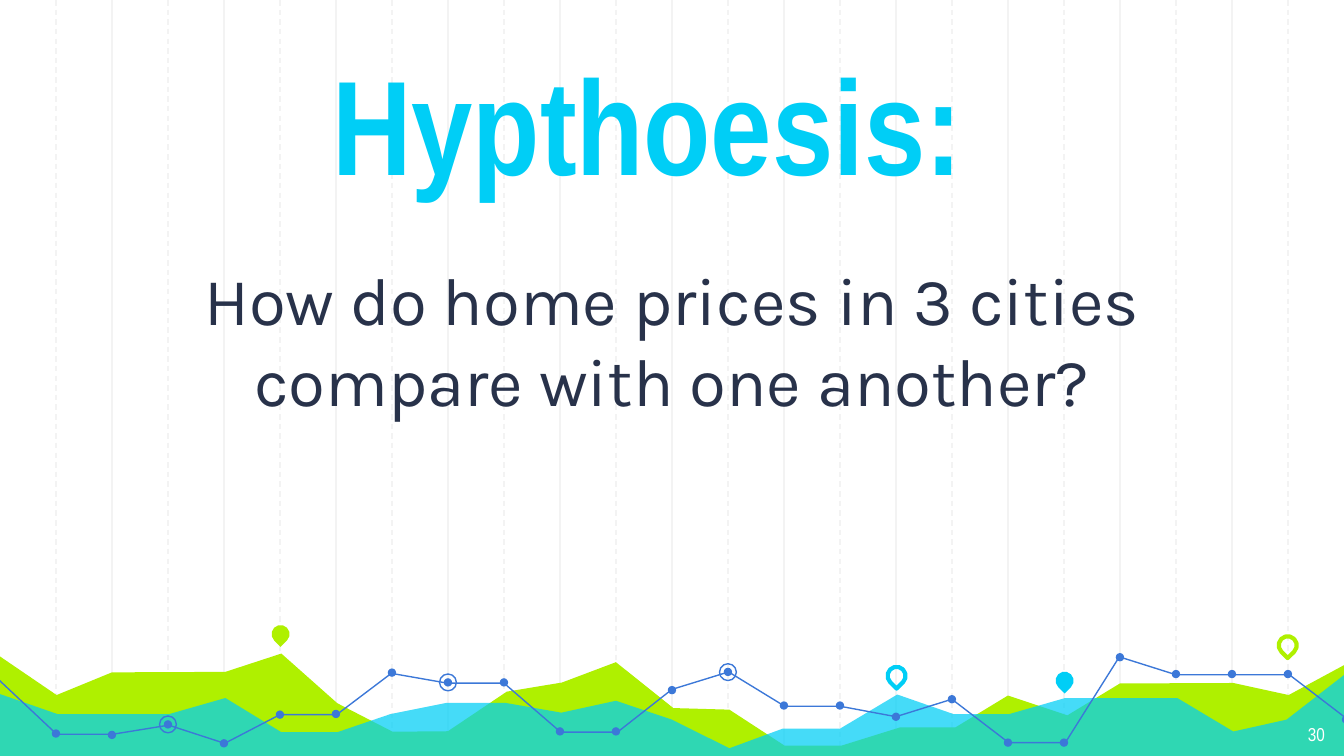
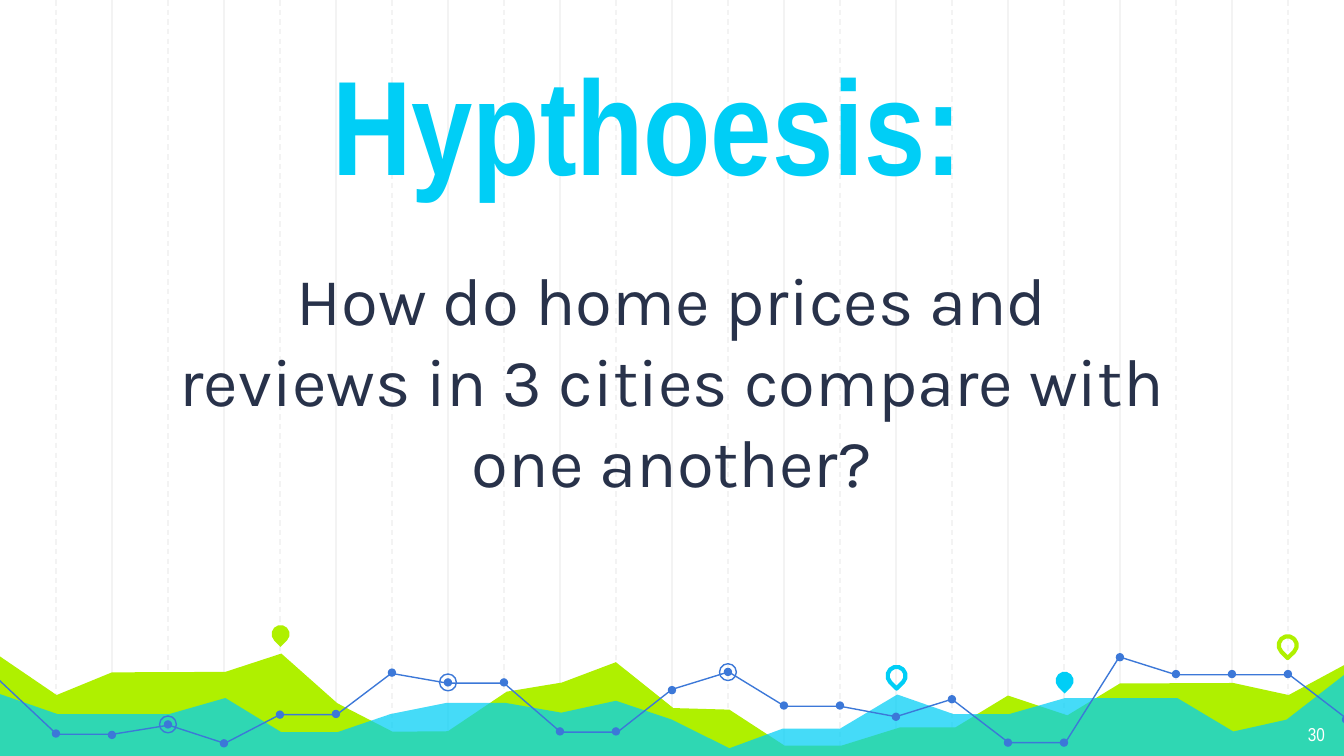
Before and after one commit to GT-Project1-A1/AirBNB, a slide deck: slide 30 of Project1_FinalPresentation.pptx. Drawn at 1344x756 pixels with LibreOffice and Linux fonts; fonts in the diff are those of the drawing. Boxes give left, top, right and bottom in pixels: in the first picture for what was removed or moved away, otherwise in the second. Text is boxed around its words. In the diff, an @@ line names an element or a change of style, - is before the commit and + after.

```diff
--- a/Project1_FinalPresentation.pptx
+++ b/Project1_FinalPresentation.pptx
@@ subtitle at [180, 278, 1163, 488]: text changed @@
-How do home prices in 3 cities compare with one another?
+How do home prices and reviews in 3 cities compare with one another?
```
Also in this commit, not shown: 5 other slides changed.
